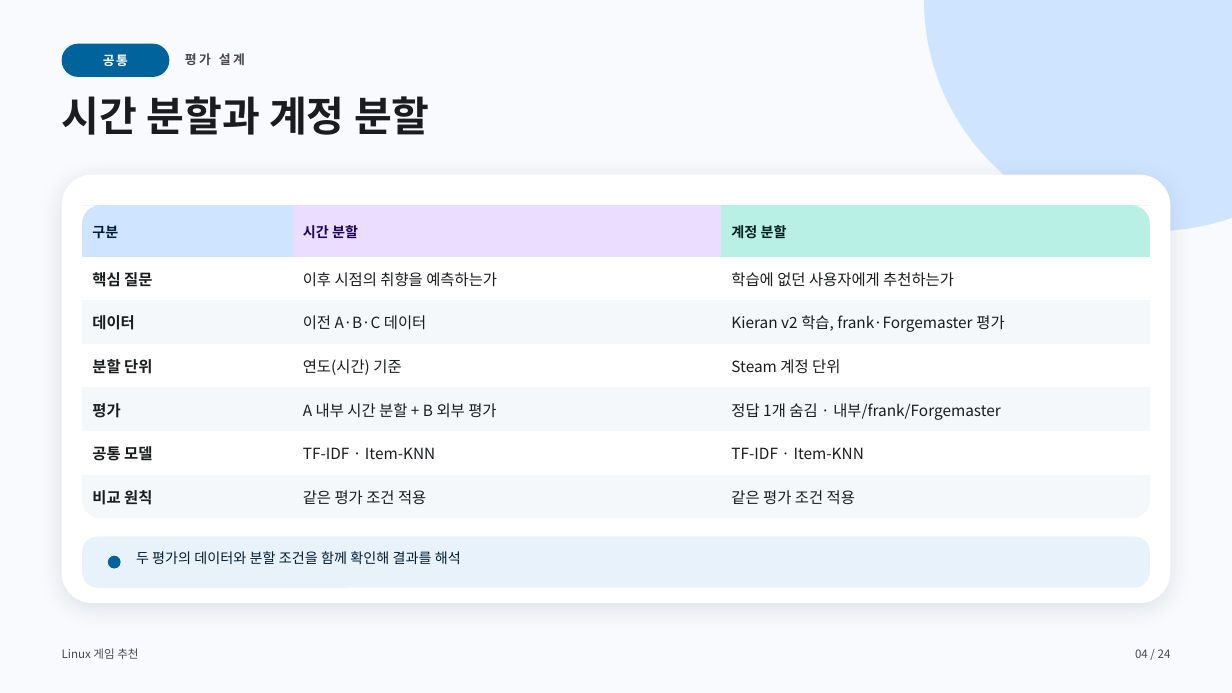
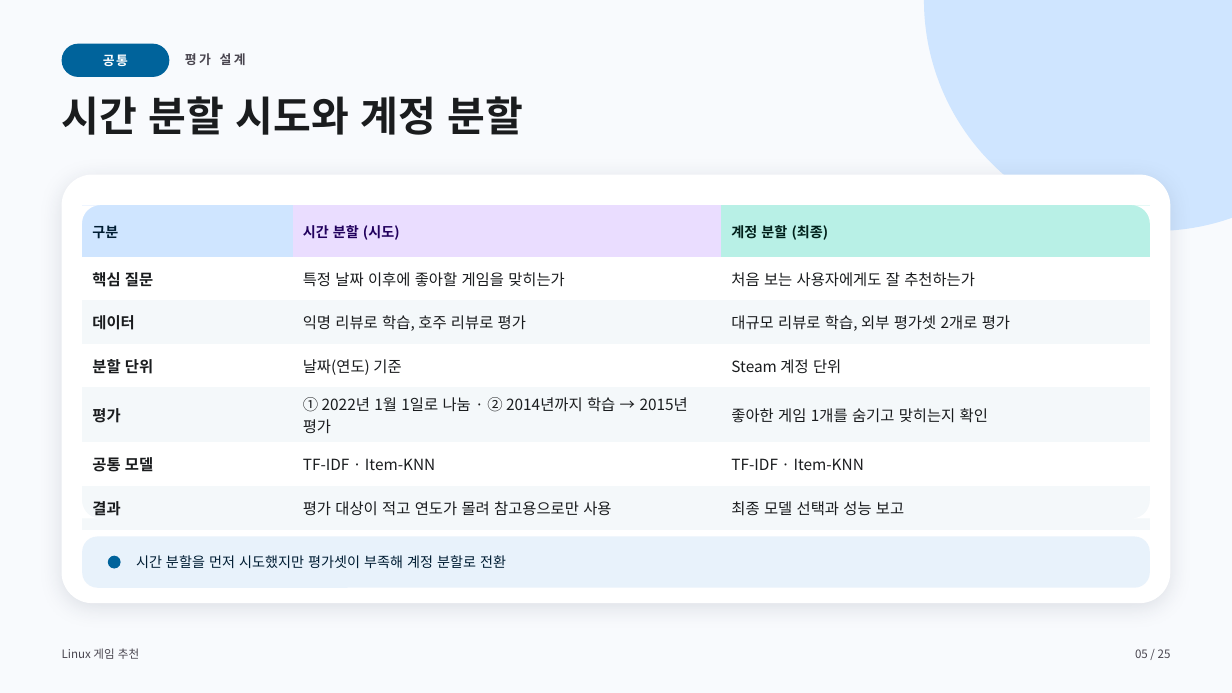
Before and after one commit to jinSeong-P/ML-game-recommendation, a slide deck: slide 5 of presentation/ML-game-recommendation-final.pptx (slide 4 before the commit). Drawn at 1232x693 pixels with LibreOffice and Linux fonts; fonts in the diff are those of the drawing. Boxes give left, top, right and bottom in pixels: in the first picture for what was removed or moved away, otherwise in the second. Text is boxed around its words. In the diff, an @@ line names an element or a change of style, - is before the commit and + after.

```diff
--- a/presentation/ML-game-recommendation-final.pptx
+++ b/presentation/ML-game-recommendation-final.pptx
@@ title at [62, 96, 524, 135]: text changed @@
-시간 분할과 계정 분할
+시간 분할 시도와 계정 분할
@@ table at [82, 205, 1151, 520] @@
-row 1, column 2: 시간 분할
+row 1, column 2: 시간 분할 (시도)
-row 1, column 3: 계정 분할
+row 1, column 3: 계정 분할 (최종)
-row 2, column 2: 이후 시점의 취향을 예측하는가
+row 2, column 2: 특정 날짜 이후에 좋아할 게임을 맞히는가
-row 2, column 3: 학습에 없던 사용자에게 추천하는가
+row 2, column 3: 처음 보는 사용자에게도 잘 추천하는가
-row 3, column 2: 이전 A·B·C 데이터
+row 3, column 2: 익명 리뷰로 학습, 호주 리뷰로 평가
-row 3, column 3: Kieran v2 학습, frank·Forgemaster 평가
+row 3, column 3: 대규모 리뷰로 학습, 외부 평가셋 2개로 평가
-row 4, column 2: 연도(시간) 기준
+row 4, column 2: 날짜(연도) 기준
-row 5, column 2: A 내부 시간 분할 + B 외부 평가
+row 5, column 2: ① 2022년 1월 1일로 나눔 · ② 2014년까지 학습 → 2015년 평가
-row 5, column 3: 정답 1개 숨김 · 내부/frank/Forgemaster
+row 5, column 3: 좋아한 게임 1개를 숨기고 맞히는지 확인
-row 7: 비교 원칙 | 같은 평가 조건 적용 | 같은 평가 조건 적용
+row 7: 결과 | 평가 대상이 적고 연도가 몰려 참고용으로만 사용 | 최종 모델 선택과 성능 보고
@@ text "시간 분할을 먼저 시도했지만 평가셋이 ..." at [136, 555, 506, 568]: vertical alignment top to middle @@
@@ text at [136, 555, 506, 568]: text changed @@
-두 평가의 데이터와 분할 조건을 함께 확인해 결과를 해석
+시간 분할을 먼저 시도했지만 평가셋이 부족해 계정 분할로 전환
@@ text at [1135, 649, 1171, 658]: text changed @@
-04 / 24
+05 / 25
```
Also in this commit, not shown: 16 other slides changed, 8 slides added, 7 slides removed, 1 other file.
